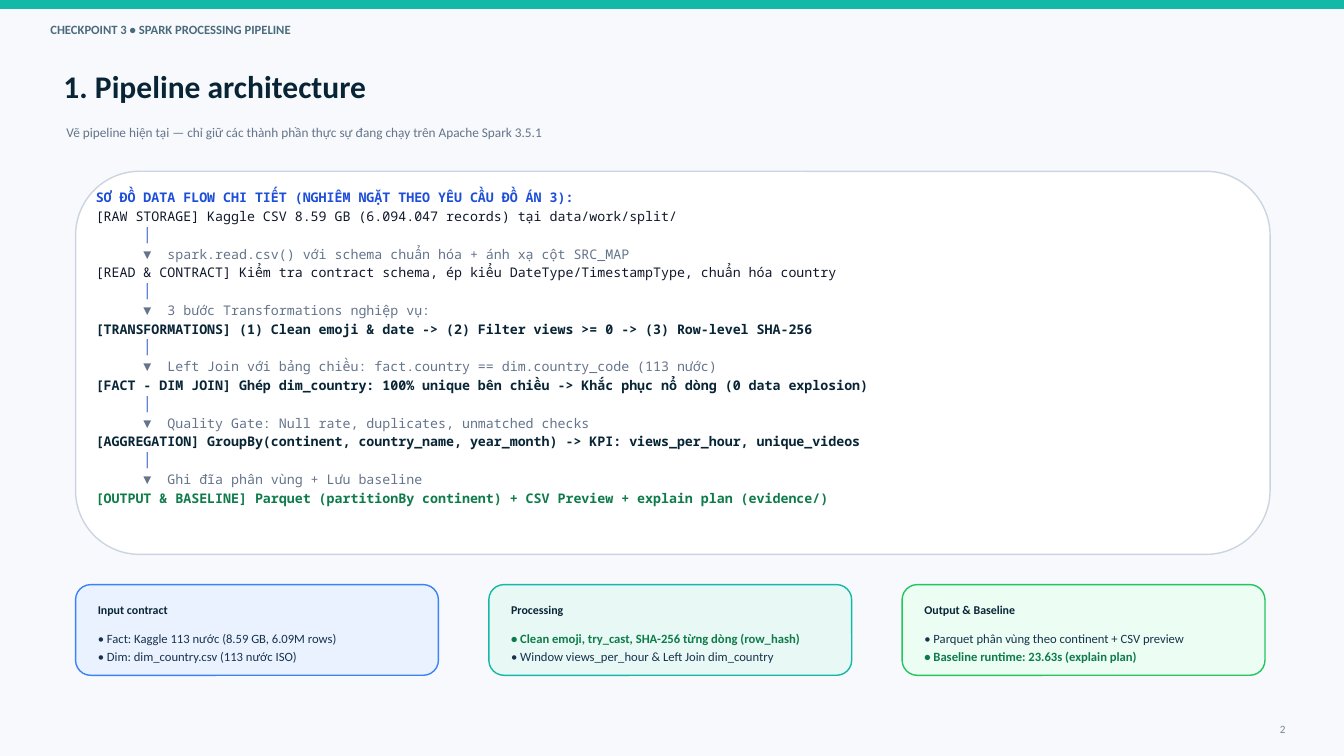
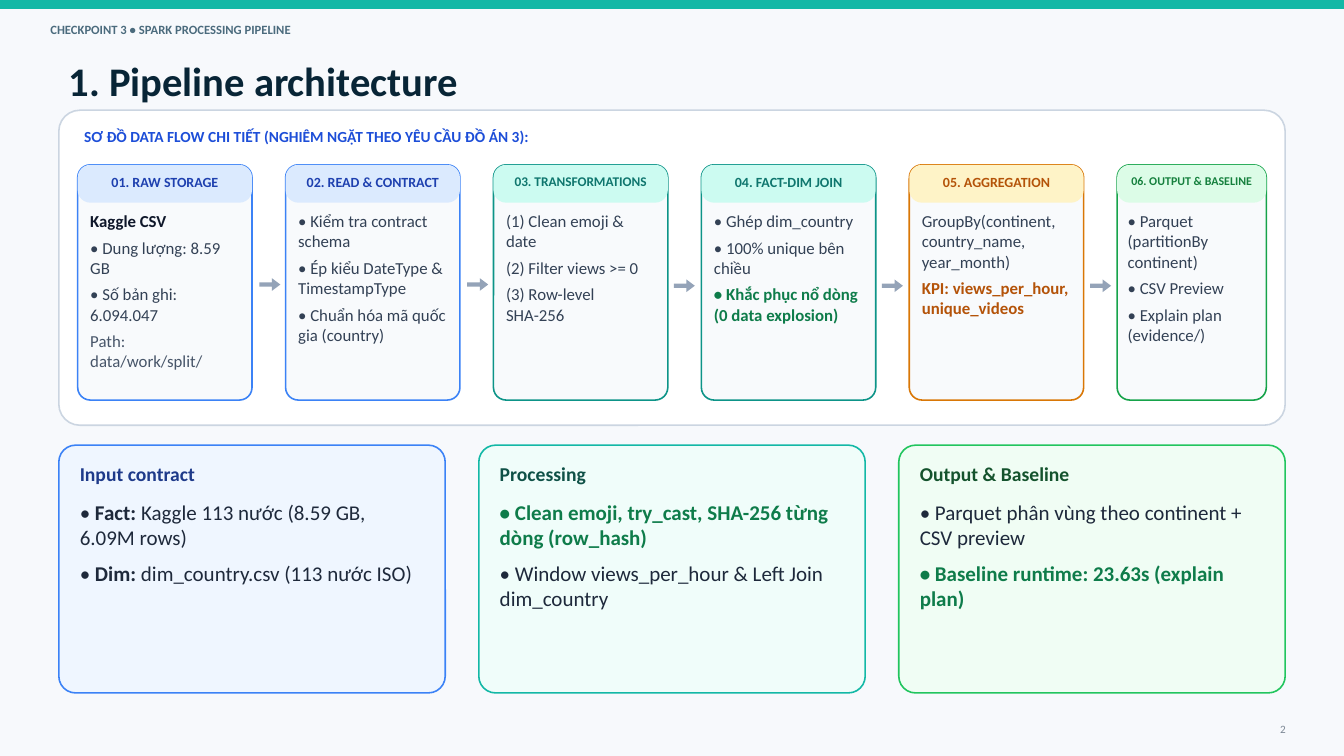
Before and after one commit to kichirou244/bigdata-project, a slide deck: slide 2 of docs/Checkpoint3_Report_YouTube_Trending.pptx. Drawn at 1344x756 pixels with LibreOffice and Linux fonts; fonts in the diff are those of the drawing. Boxes give left, top, right and bottom in pixels: in the first picture for what was removed or moved away, otherwise in the second. Text is boxed around its words. In the diff, an @@ line names an element or a change of style, - is before the commit and + after.

Commit message:
fix(deck): upscale typography (12-14.5pt), enforce run-level WCAG high-contrast colors, fix layout collision

```diff
--- a/docs/Checkpoint3_Report_YouTube_Trending.pptx
+++ b/docs/Checkpoint3_Report_YouTube_Trending.pptx
@@ text "1. Pipeline architecture": place and size @@
-text "1. Pipeline architecture" at [63,76,366,103]
+text "1. Pipeline architecture" at [68,67,458,103]
@@ text "1. Pipeline architecture" at [68,67,458,103]: size 22.5 to 29 pt; less space between paragraphs @@
@@ rounded rectangle: place and size @@
-rounded rectangle at [76,171,1270,555]
+rounded rectangle at [58,110,1286,424]
@@ rounded rectangle at [58,110,1286,424]: outline #CBD5E1 1 pt to #CBD5E1 1.13 pt; proportions changed @@
@@ text removed at [66,127,542,139] @@
-Vẽ pipeline hiện tại — chỉ giữ các thành phần thực sự đang chạy trên Apache Spark 3.5.1
@@ text removed at [96,190,869,507] @@
-SƠ ĐỒ DATA FLOW CHI TIẾT (NGHIÊM NGẶT THEO YÊU CẦU ĐỒ ÁN 3):
-[RAW STORAGE] Kaggle CSV 8.59 GB (6.094.047 records) tại data/work/split/
-│
-▼ spark.read.csv() với schema chuẩn hóa + ánh xạ cột SRC_MAP
-[READ & CONTRACT] Kiểm tra contract schema, ép kiểu DateType/TimestampType, chuẩn hóa country
-│
-▼ 3 bước Transformations nghiệp vụ:
-[TRANSFORMATIONS] (1) Clean emoji & date -> (2) Filter views >= 0 -> (3) Row-level SHA-256
-│
-▼ Left Join với bảng chiều: fact.country == dim.country_code (113 nước)
-[FACT - DIM JOIN] Ghép dim_country: 100% unique bên chiều -> Khắc phục nổ dòng (0 data explosion)
-│
-▼ Quality Gate: Null rate, duplicates, unmatched checks
-[AGGREGATION] GroupBy(continent, country_name, year_month) -> KPI: views_per_hour, unique_videos
-│
-▼ Ghi đĩa phân vùng + Lưu baseline
-[OUTPUT & BASELINE] Parquet (partitionBy continent) + CSV Preview + explain plan (evidence/)
@@ group added at [78,129,1266,400]: 13 texts, 12 rounded rectangles, 2 freeform shapes @@
+SƠ ĐỒ DATA FLOW CHI TIẾT (NGHIÊM NGẶT THEO YÊU CẦU ĐỒ ÁN 3):
+01. RAW STORAGE
+Kaggle CSV
+• Dung lượng: 8.59 GB
+• Số bản ghi: 6.094.047
+Path: data/work/split/
+02. READ & CONTRACT
+• Kiểm tra contract schema
+• Ép kiểu DateType & TimestampType
+• Chuẩn hóa mã quốc gia (country)
+03. TRANSFORMATIONS
+(1) Clean emoji & date
+(2) Filter views >= 0
+(3) Row-level SHA-256
+04. FACT-DIM JOIN
+• Ghép dim_country
+• 100% unique bên chiều
+• Khắc phục nổ dòng (0 data explosion)
+05. AGGREGATION
+GroupBy(continent, country_name, year_month)
+KPI: views_per_hour, unique_videos
+06. OUTPUT & BASELINE
+• Parquet (partitionBy continent)
+• CSV Preview
+• Explain plan (evidence/)
@@ freeform shape added at [674,279,695,291], fill #94A3B8 @@
@@ freeform shape added at [882,279,903,291], fill #94A3B8 @@
@@ freeform shape added at [1090,279,1111,291], fill #94A3B8 @@
@@ rounded rectangle: place and size @@
-rounded rectangle at [76,585,439,676]
+rounded rectangle at [58,446,445,694]
@@ rounded rectangle at [58,446,445,694]: fill #EAF2FF to #EFF6FF; outline #3B82F6 1 pt to #3B82F6 1.13 pt; proportions changed @@
@@ rounded rectangle: place and size @@
-rounded rectangle at [489,585,852,676]
+rounded rectangle at [479,446,865,694]
@@ rounded rectangle at [479,446,865,694]: fill #E8F8F5 to #F0FDFA; outline #13B8A6 1 pt to #13B8A6 1.13 pt; proportions changed @@
@@ rounded rectangle: place and size @@
-rounded rectangle at [902,585,1265,676]
+rounded rectangle at [899,446,1286,694]
@@ rounded rectangle at [899,446,1286,694]: fill #ECFDF3 to #F0FDF4; outline #22C55E 1 pt to #22C55E 1.13 pt; proportions changed @@
@@ text "Input contract": place and size @@
-text "Input contract" at [98,606,168,616]
+text "Input contract" at [80,468,195,484]
@@ text "Input contract" at [80,468,195,484]: size 8.5 to 14 pt, text colour #082536 to #1E3A8A; less space between paragraphs @@
@@ text "Processing": place and size @@
-text "Processing" at [511,605,563,616]
+text "Processing" at [500,467,586,485]
@@ text "Processing" at [500,467,586,485]: size 8.5 to 14 pt, text colour #082536 to #0F5147; less space between paragraphs @@
@@ text "Output & Baseline": place and size @@
-text "Output & Baseline" at [924,605,1016,616]
+text "Output & Baseline" at [920,467,1069,484]
@@ text "Output & Baseline" at [920,467,1069,484]: size 8.5 to 14 pt, text colour #082536 to #14532D; less space between paragraphs @@
@@ text "• Fact: Kaggle 113 nước ...": place and size @@
-text "• Fact: Kaggle 113 nước ..." at [107,634,337,663]
+text "• Fact: Kaggle 113 nước ..." at [80,505,412,585]
@@ text "• Fact: Kaggle 113 nước ..." at [80,505,412,585]: size 9 to 15 pt, text colour #17324D to #1E293B; bold on in "Fact:", "Dim:"; less space between paragraphs; more space between paragraphs @@
@@ text "• Clean emoji, try_cast, SHA-256 ...": place and size @@
-text "• Clean emoji, try_cast, SHA-256 ..." at [520,634,799,663]
+text "• Clean emoji, try_cast, SHA-256 ..." at [500,505,828,610]
@@ text "• Clean emoji, try_cast, SHA-256 ..." at [500,505,828,610]: size 9 to 15 pt; text colour #17324D to #1E293B in "• Window views_per_hour & Left Join dim_country"; less space between paragraphs; more space between paragraphs @@
@@ text "• Parquet phân vùng theo ...": place and size @@
-text "• Parquet phân vùng theo ..." at [933,634,1184,663]
+text "• Parquet phân vùng theo ..." at [920,505,1227,610]
@@ text "• Parquet phân vùng theo ..." at [920,505,1227,610]: size 9 to 15 pt; text colour #17324D to #1E293B in "• Parquet phân vùng theo continent + ..."; less space between paragraphs; more space between paragraphs @@
```
Also in this commit, not shown: 4 other slides changed, 1 slide added, 1 slide removed, 5 other files.
